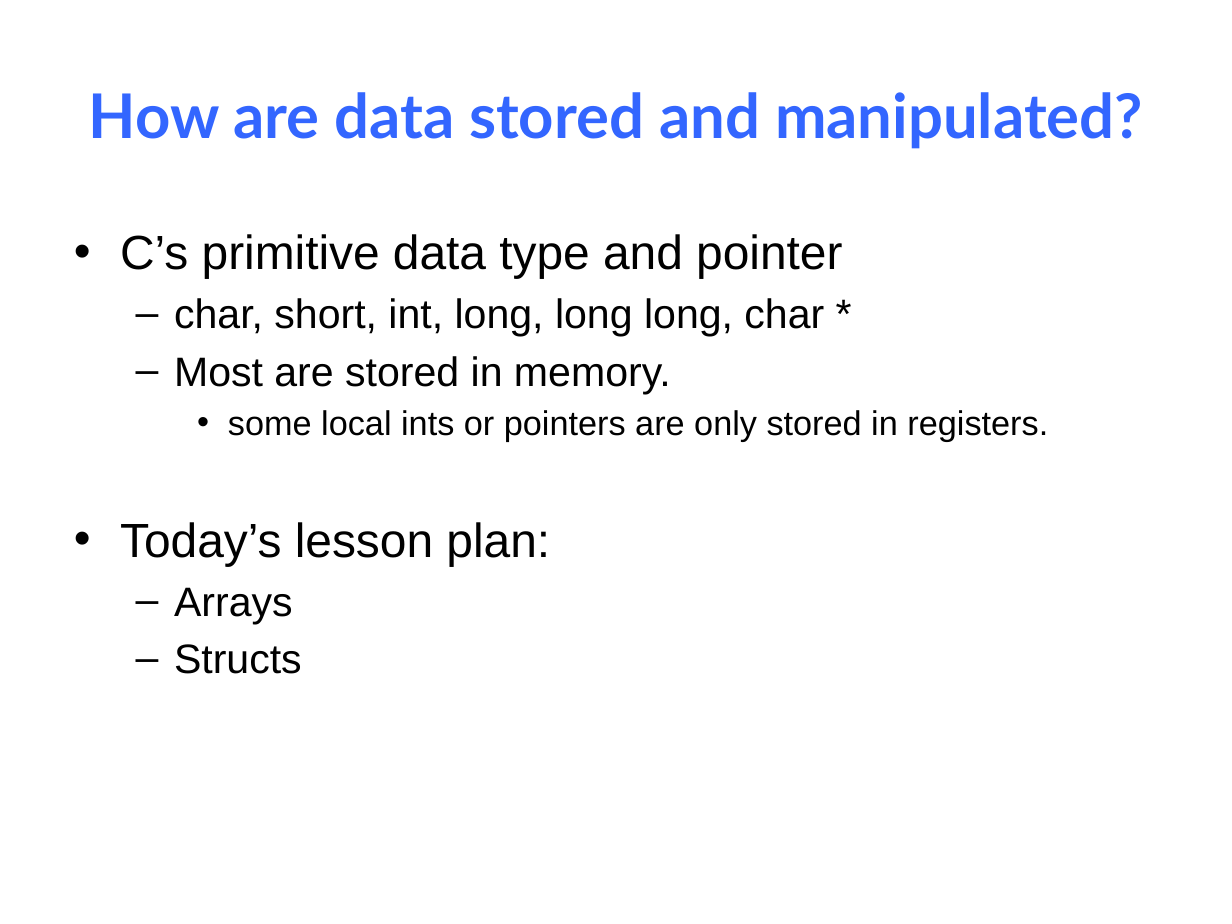
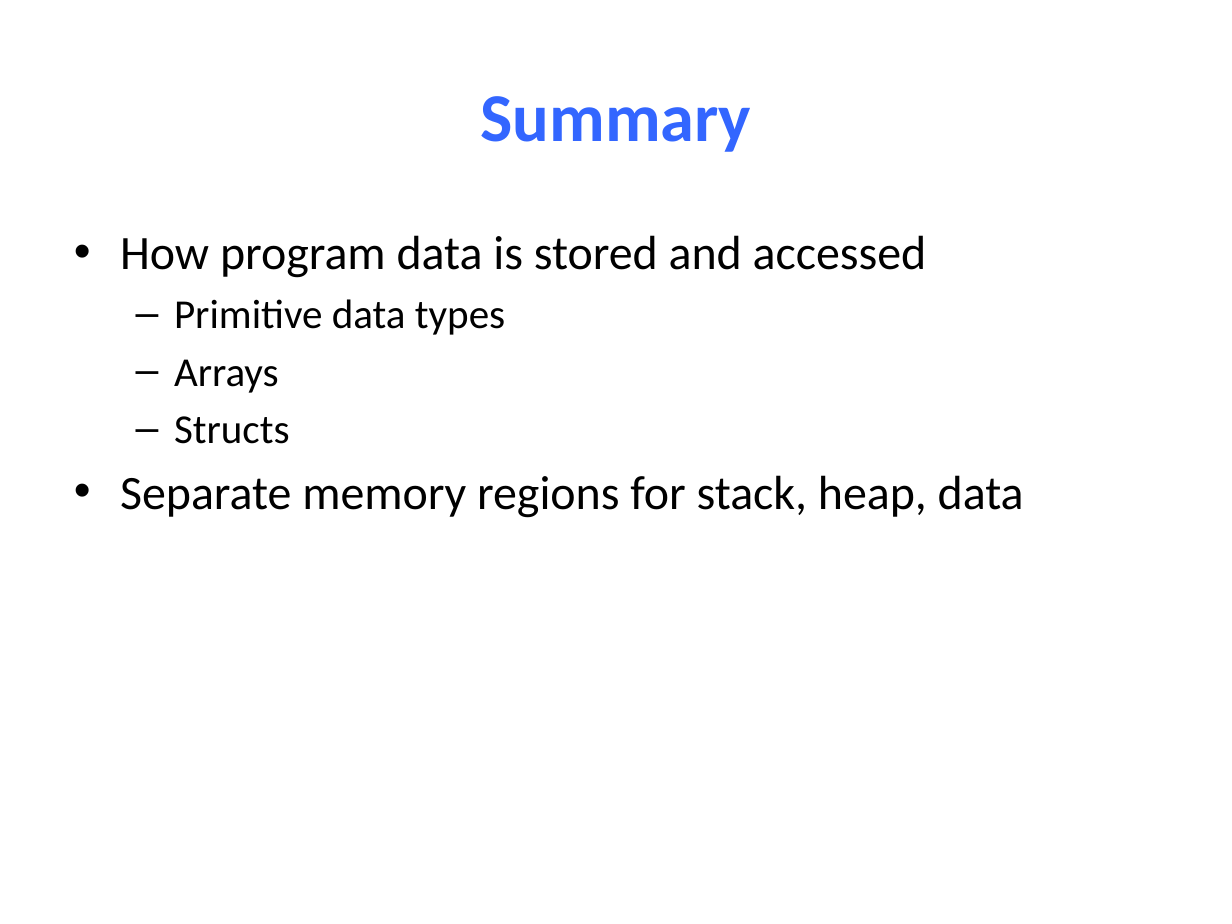
Before and after one commit to NYU-CSO/nyu-cso.github.io, a slide deck: slide 41 of notes/09-Machine_Data.pptx (slide 3 before the commit). Drawn at 1232x924 pixels with LibreOffice and Linux fonts; fonts in the diff are those of the drawing. Boxes give left, top, right and bottom in pixels: in the first picture for what was removed or moved away, otherwise in the second. Text is boxed around its words. In the diff, an @@ line names an element or a change of style, - is before the commit and + after.

```diff
--- a/notes/09-Machine_Data.pptx
+++ b/notes/09-Machine_Data.pptx
@@ title at <box>480,96,751,152</box>: text changed; size 36 to 40 pt; font Lato to Calibri @@
-How are data stored and manipulated?
+Summary
@@ text at <box>120,235,927,335</box>: text changed; size 24 to 28 pt; font Arial to Calibri @@
-• C’s primitive data type and pointer
-  – char, short, int, long, long long, char *
-  – Most are stored in memory.
-    • some local ints or pointers are only stored in registers.
-• Today’s lesson plan:
+• How program data is stored and accessed
+  – Primitive data types
@@ text at <box>174,359,290,444</box>: font Arial to Calibri in "Arrays", "Structs" @@
@@ text at <box>120,475,1024,518</box>: paragraph added @@
+• Separate memory regions for stack, heap, data
```
Also in this commit, not shown: 27 other slides changed, 12 slides added, 5 slides removed, 4 other files.
